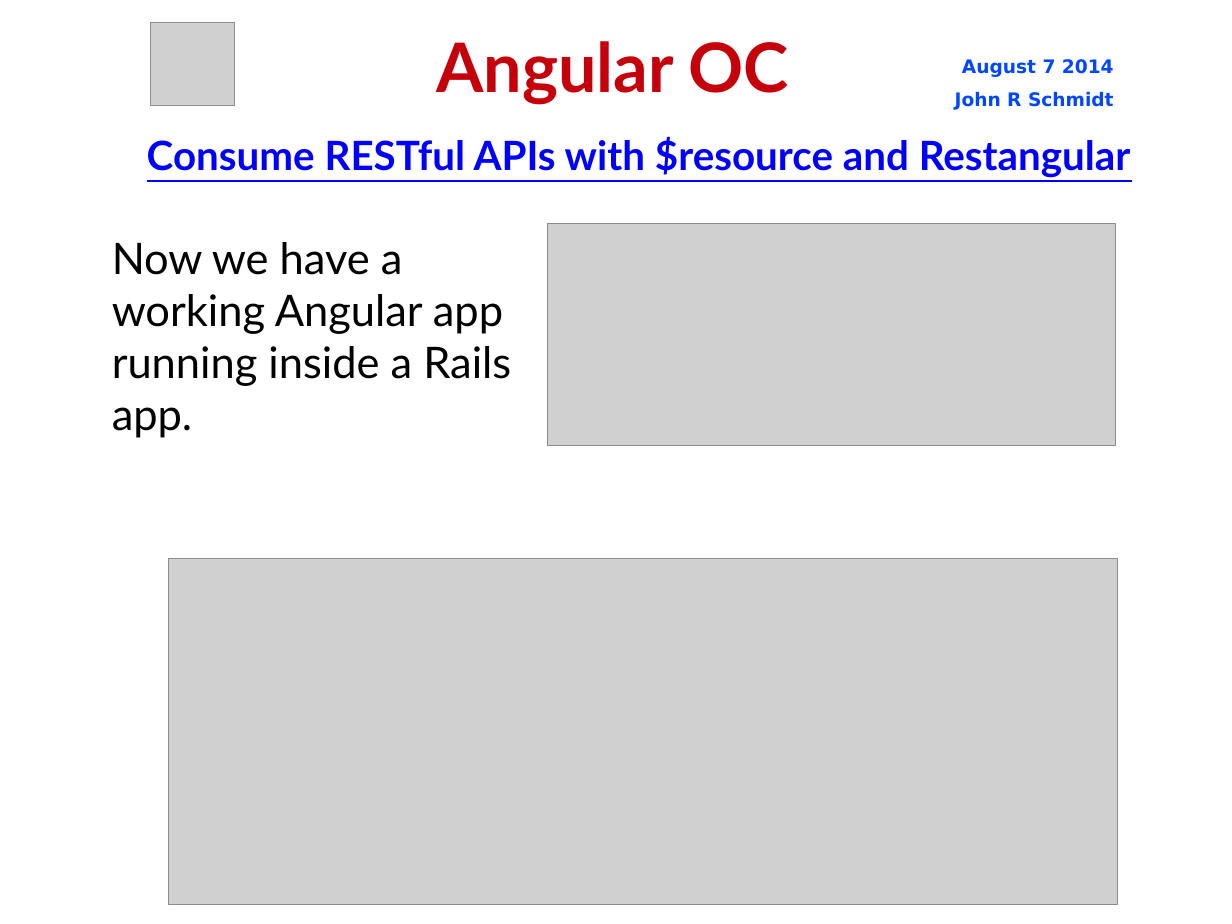
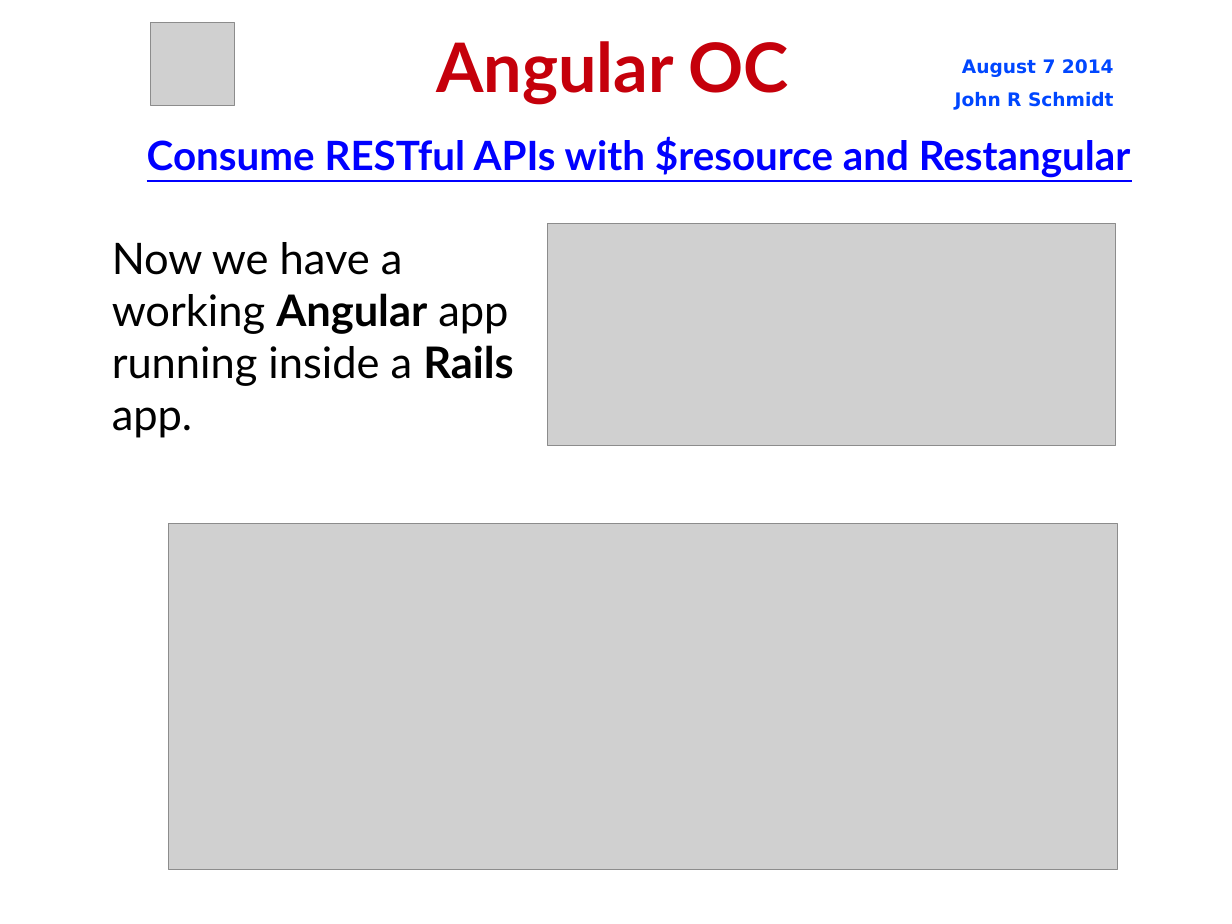
Before and after one commit to jrschmidt/fifa-angular-rest-demo, a slide deck: slide 24 of fifa.odp. Drawn at 1232x924 pixels with LibreOffice and Linux fonts; fonts in the diff are those of the drawing; grey boxes stand for pictures; background and template pictures are left out. Boxes give left, top, right and bottom in pixels: in the first picture for what was removed or moved away, otherwise in the second. Text is boxed around its words. In the diff, an @@ line names an element or a change of style, - is before the commit and + after.

```diff
--- a/fifa.odp
+++ b/fifa.odp
@@ subtitle "Now we have a working ..." at <box>112,242,513,438</box>: bold on in "Angular Rails" @@
@@ picture: place and size @@
-picture at <box>169,559,1118,904</box>
+picture at <box>169,524,1118,870</box>
```
Also in this commit, not shown: 20 other slides changed, 1 slide removed, 2 other files.
